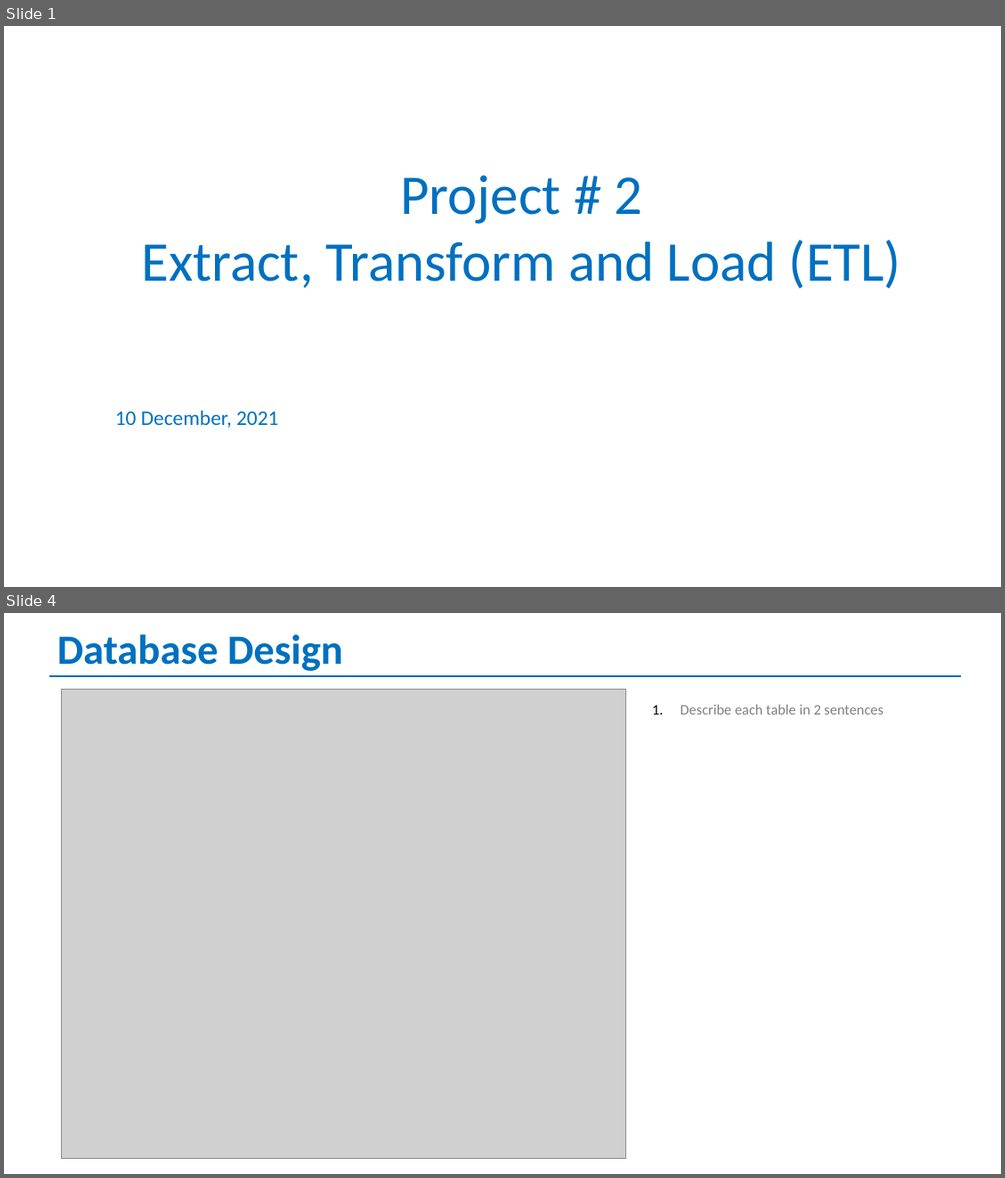
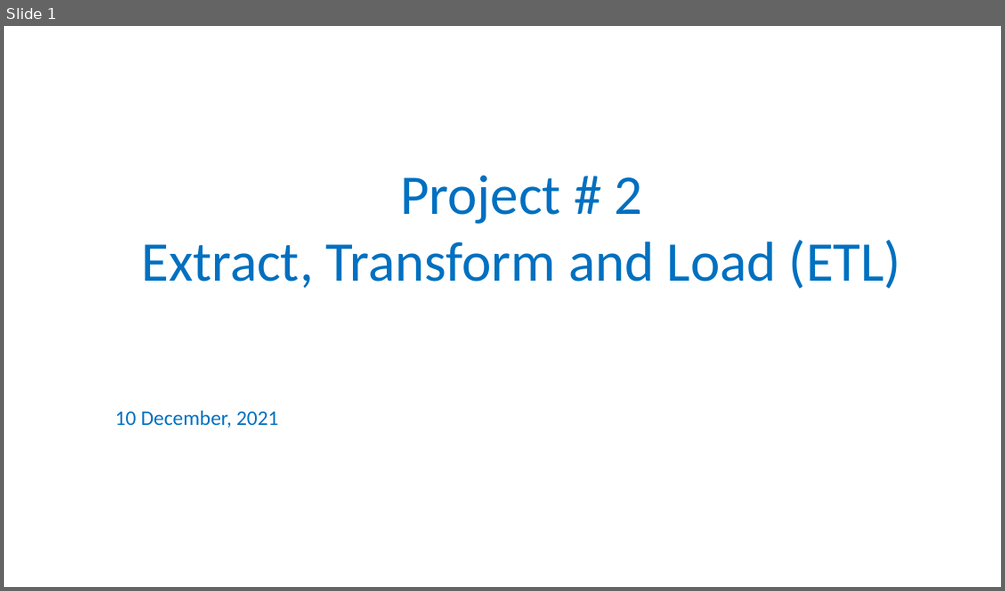
Before and after one commit to randallwvr90/Rent-and-Income-DB, a slide deck: ETL_Group2.pptx. Shown one above the other, each under a label of ours: slides 1 and 4 before the commit, slide 1 after it; the slides between them are not shown. The pictures are 1005x1178 and 1005x591 pixels, drawn with LibreOffice and Linux fonts; fonts in the diff are those of the drawing; grey boxes stand for pictures. Boxes give left, top, right and bottom in pixels: in the first picture for what was removed or moved away, otherwise in the second. Text is boxed around its words. In the diff, an @@ line names an element or a change of style, - is before the commit and + after.

```diff
--- a/ETL_Group2.pptx
+++ b/ETL_Group2.pptx
@@ slide 4 removed at <box>4,613,1001,1174</box>, background #FFFFFF @@
@@ text removed at <box>57,634,343,671</box> @@
-Database Design
@@ line removed from (49, 676) to (961, 676) @@
@@ picture removed at <box>62,690,625,1159</box> @@
@@ text removed at <box>680,704,882,714</box> @@
-1. Describe each table in 2 sentences
```
Also in this commit, not shown: 2 slides changed, 2 slides added, 1 other slide removed, 2 other files.
